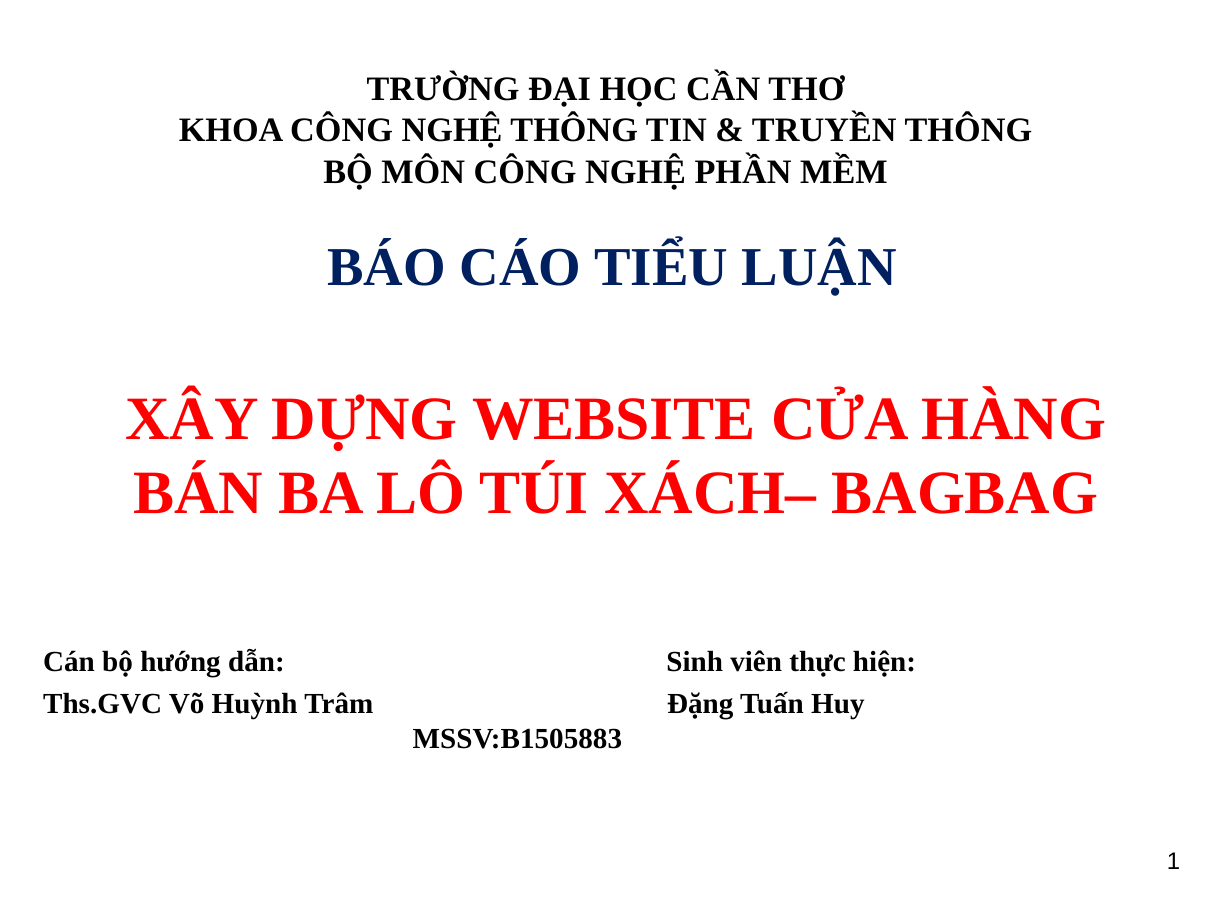
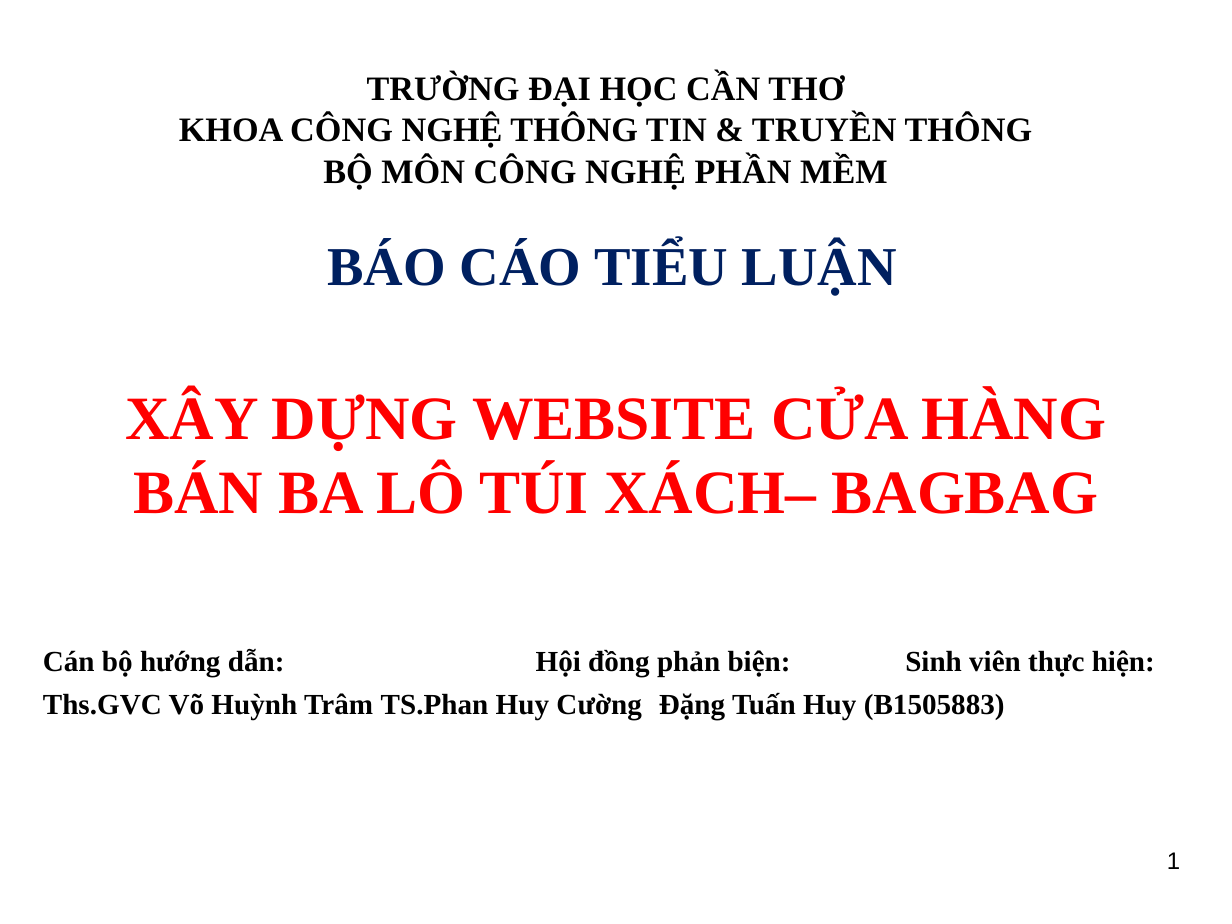
Before and after one commit to dangtuanhuy/MyBagBag, a slide deck: slide 1 of Doc/SlideBC_DT_Huy.ppt. Drawn at 1232x924 pixels with LibreOffice and Linux fonts; fonts in the diff are those of the drawing; background and template pictures are left out. Boxes give left, top, right and bottom in pixels: in the first picture for what was removed or moved away, otherwise in the second. Text is boxed around its words. In the diff, an @@ line names an element or a change of style, - is before the commit and + after.

```diff
--- a/Doc/SlideBC_DT_Huy.ppt
+++ b/Doc/SlideBC_DT_Huy.ppt
@@ text at (x1=43, y1=649, x2=1155, y2=719): text changed @@
-Cán bộ hướng dẫn: Sinh viên thực hiện:
-Ths.GVC Võ Huỳnh Trâm Đặng Tuấn Huy MSSV:B1505883
+Cán bộ hướng dẫn: Hội đồng phản biện: Sinh viên thực hiện:
+Ths.GVC Võ Huỳnh Trâm TS.Phan Huy Cường Đặng Tuấn Huy (B1505883)
```
Also in this commit, not shown: 24 other slides changed, 4 slides added, 11 other files.
